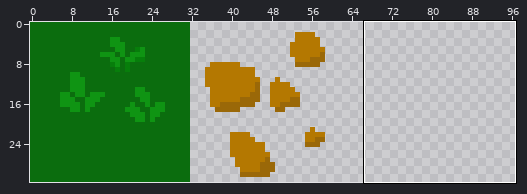
Two versions of one sprite sheet, img/spritesheet.png. The picture above shows the old version from afar; the outline marks the close-up.
Close-up. Before:
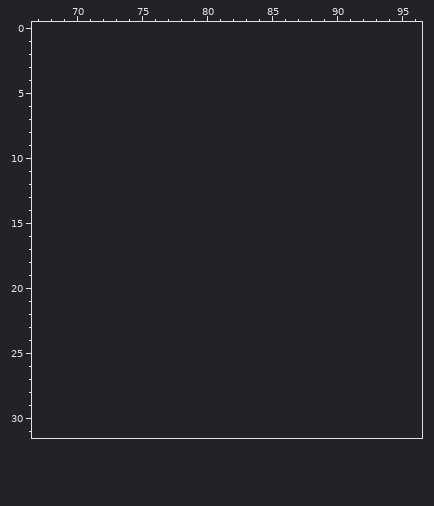
The file is 64x32 pixels. Colours within 5 levels of each other are drawn and written as one. Shown: x 67..96, y 0..31. The old version is drawn lined up with the new one, on the new canvas. The wide view leaves out empty margins.
Palette (. is transparent): 
Once edited:
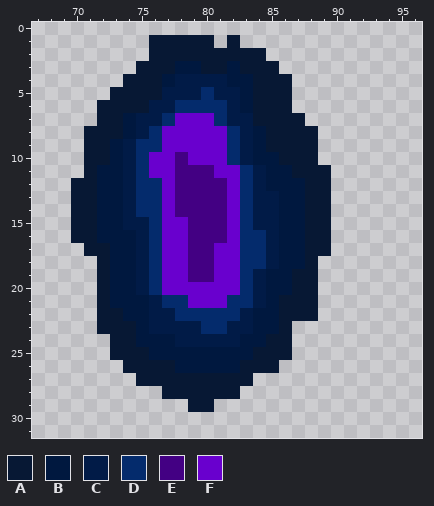
Colours new in this view: A #071834  B #00183f  C #011b47  D #042b6c  E #430083  F #6900ce
Edits made:
canvas 64x32 -> 98x32
Changed rows in their new state; - is an unchanged pixel.
first column x 70:
 1 ------AAAAA-A-------
 2 ------AAAAAAAAA-----
 3 -----AAABBAABAAA----
 4 ----AAABCCCCBBAAA---
 5 ---AAAACCCDCCBAAA---
 6 --AAAACCDDDDCBAAA---
 7 --AABCCDFFFDCCAAAA--
 8 -AAABCDFFFFFDCBAAAA-
 9 -AABCDDFFFFFDCBAAAA-
10 -AABCDFFEFFFDCBBAAA-
11 -ABBCDFFEEEFFDCBBAAA
12 AABBCDDFEEEEFDCBBBAA
13 AABBCDDFEEEEFDCCBBAA
14 AABBCDDFEEEEFDCCBBAA
15 AABBCCDFFEEEFDCCBBAA
16 AABBBCDFFEEEFDDCBBAA
17 -AABBCDFFEEFFDDCBBAA
18 --ABBCDFFEEFFDDCBBA-
19 --ABBCDFFEEFFDCBBAA-
20 --ABBCDFFFFFFDCBBAA-
21 --ABBBCDDFFFDDCBAAA-
22 --AABBCCDDDDDCBBAAA-
23 --AAABCCCCDDCCBBA---
24 ---AABBBCCCCCBBAA---
25 ---AAABBBBBBBBAAA---
26 ----AAAABBBBBAAA----
27 -----AAAAAAAAA------
28 -------AAAAAA-------
29 ---------AA---------
